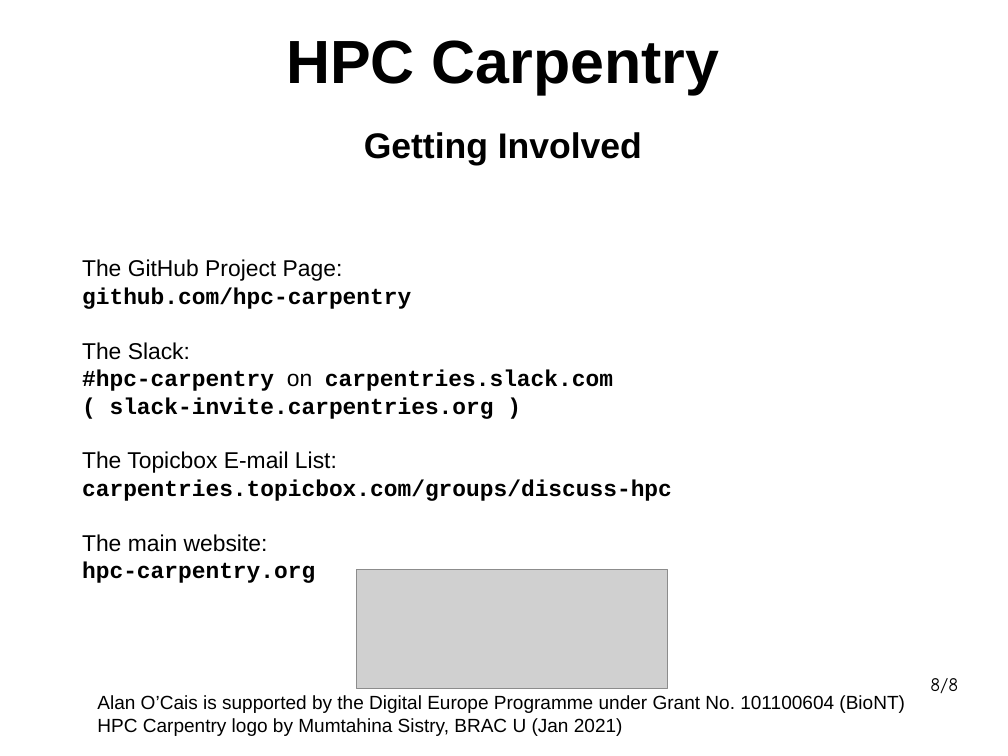
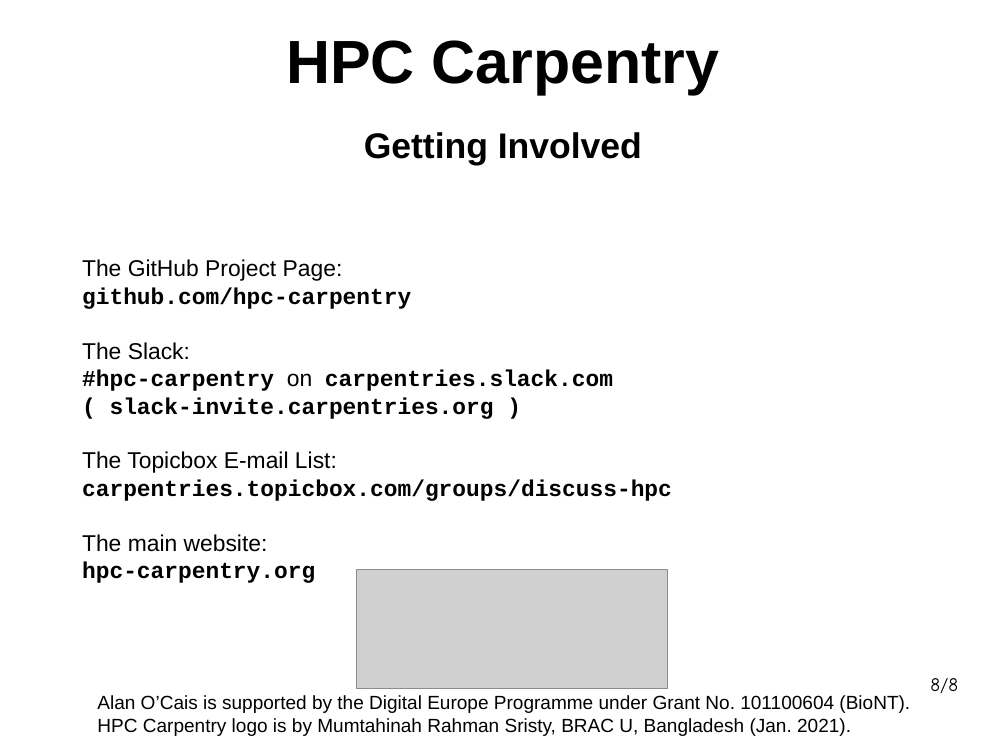
Before and after one commit to hpc-carpentry/coordination, a slide deck: slide 8 of conferences/SCA2024/sca2024_presentation.odp. Drawn at 1008x756 pixels with LibreOffice and Linux fonts; fonts in the diff are those of the drawing; grey boxes stand for pictures. Boxes give left, top, right and bottom in pixels: in the first picture for what was removed or moved away, otherwise in the second. Text is boxed around its words. In the diff, an @@ line names an element or a change of style, - is before the commit and + after.

```diff
--- a/conferences/SCA2024/sca2024_presentation.odp
+++ b/conferences/SCA2024/sca2024_presentation.odp
@@ text at bbox=[97, 695, 910, 736]: text changed @@
-Alan O’Cais is supported by the Digital Europe Programme under Grant No. 101100604 (BioNT)
-HPC Carpentry logo by Mumtahina Sistry, BRAC U (Jan 2021)
+Alan O’Cais is supported by the Digital Europe Programme under Grant No. 101100604 (BioNT).
+HPC Carpentry logo is by Mumtahinah Rahman Sristy, BRAC U, Bangladesh (Jan. 2021).
```
Also in this commit, not shown: 4 other slides changed, 1 other file.
